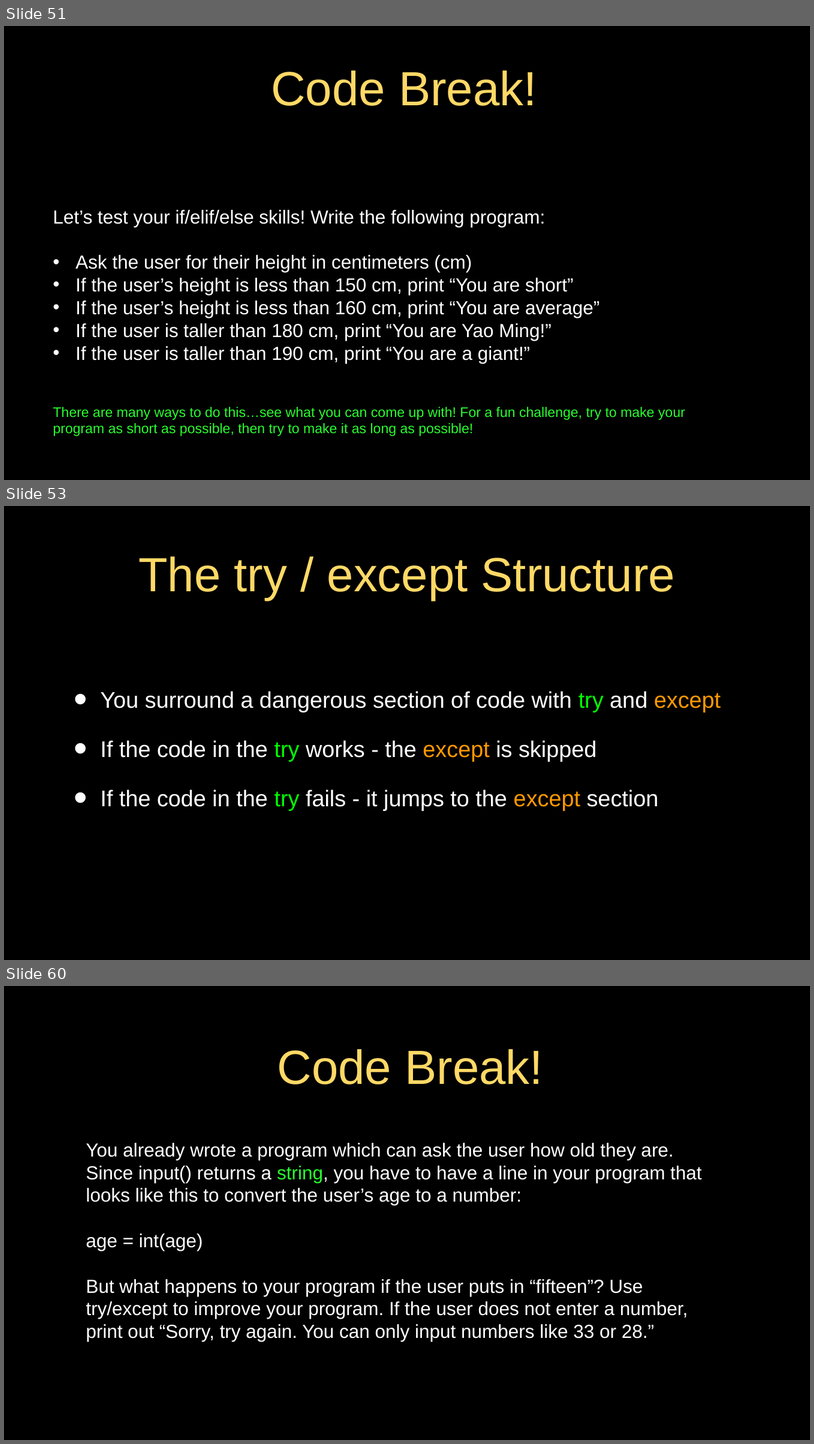
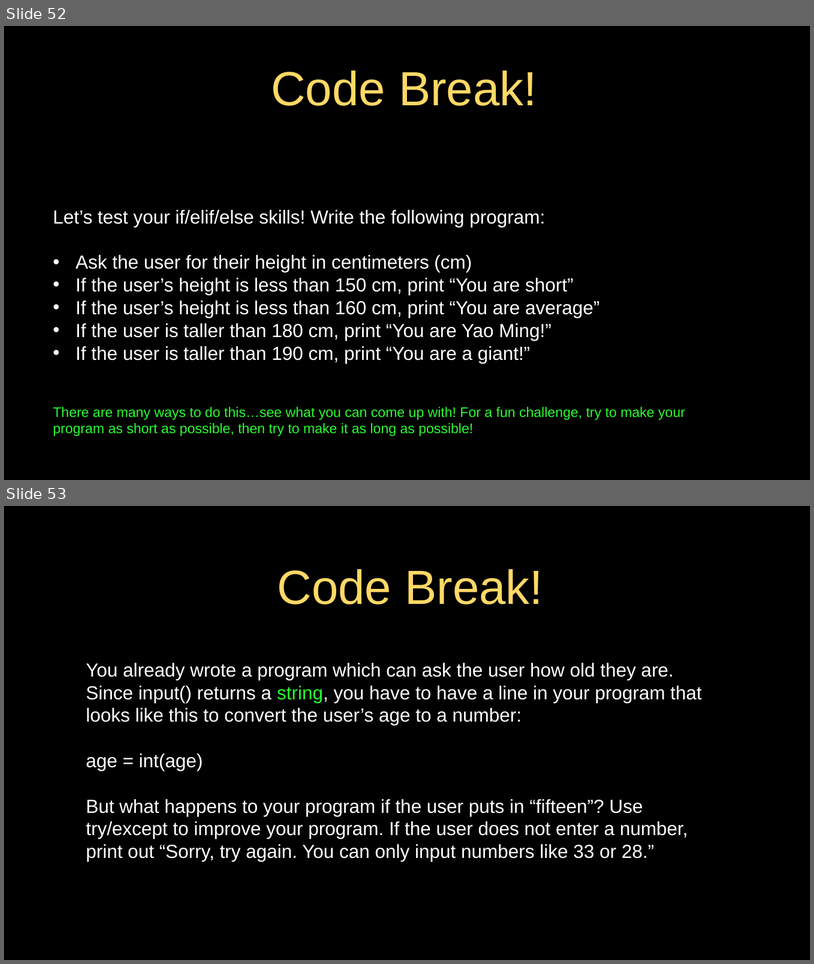
Before and after one commit to jeremypedersen/pythonlearn, a slide deck: slides/Pythonlearn-02-ExpressionsAndConditionals.pptx. Shown one above the other, each under a label of ours: slides 51, 53 and 60 before the commit, slides 52 and 53 after it; the slides between them are not shown. The pictures are 814x1444 and 814x964 pixels, drawn with LibreOffice and Linux fonts; fonts in the diff are those of the drawing. Boxes give left, top, right and bottom in pixels: in the first picture for what was removed or moved away, otherwise in the second. Text is boxed around its words. In the diff, an @@ line names an element or a change of style, - is before the commit and + after.

```diff
--- a/slides/Pythonlearn-02-ExpressionsAndConditionals.pptx
+++ b/slides/Pythonlearn-02-ExpressionsAndConditionals.pptx
@@ slide 53 removed at [4,506,810,960], background #000000; not listed: 1 template element that a slide beside it also shows @@
@@ title removed at [138,556,675,600] @@
-The try / except Structure
@@ text removed at [101,691,721,810] @@
-• You surround a dangerous section of code with try and except
-• If the code in the try works - the except is skipped
-• If the code in the try fails - it jumps to the except section
@@ what was slide 51 is now slide 52 @@
@@ what was slide 60 is now slide 53 @@
```
Also in this commit, not shown: 7 slides changed, 5 slides added, 11 other slides removed, 2 other files.
